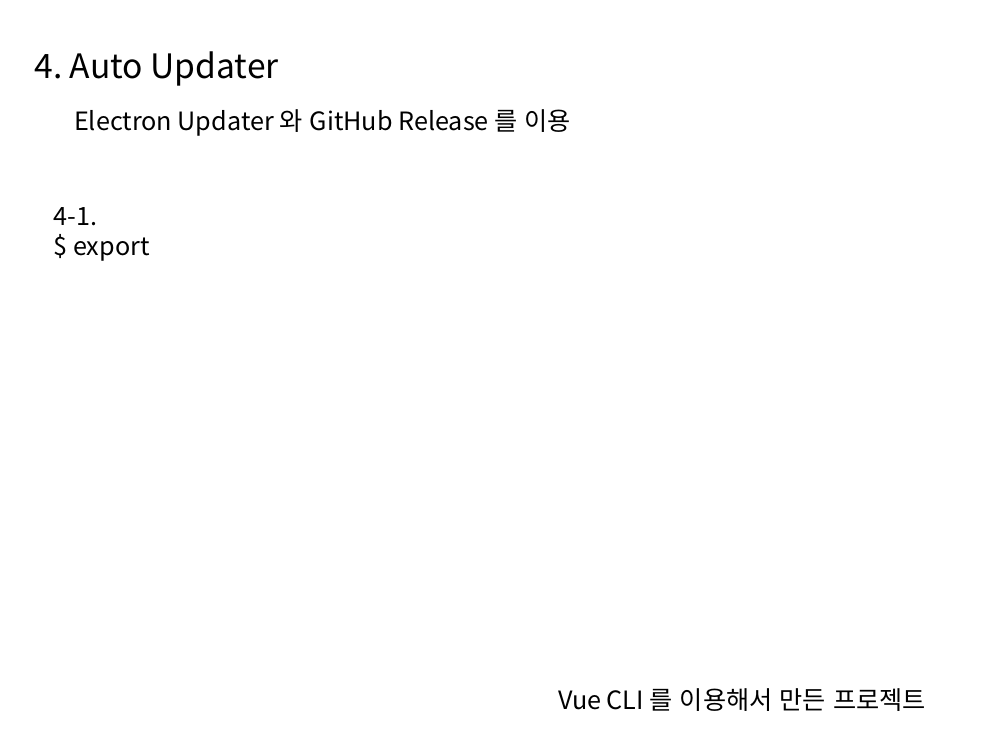
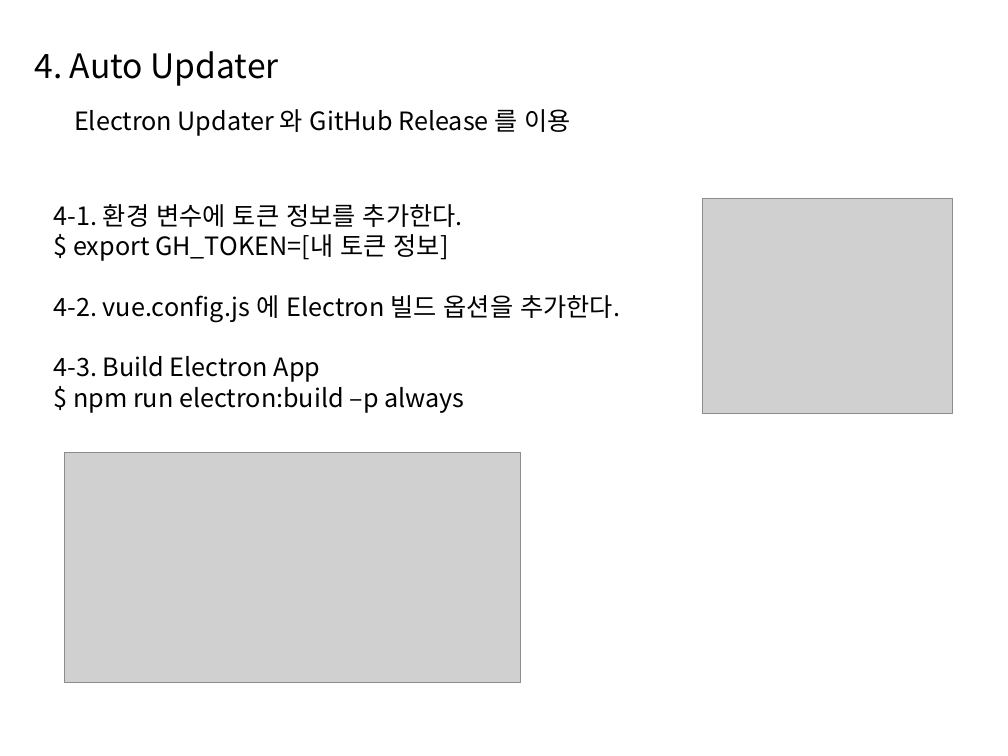
Before and after one commit to es5es5/devlogs, a slide deck: slide 4 of Electron/ppt/Electron.pptx. Drawn at 1008x756 pixels with LibreOffice and Linux fonts; fonts in the diff are those of the drawing; grey boxes stand for pictures; background and template pictures are left out. Boxes give left, top, right and bottom in pixels: in the first picture for what was removed or moved away, otherwise in the second. Text is boxed around its words. In the diff, an @@ line names an element or a change of style, - is before the commit and + after.

Commit message:
ppt

```diff
--- a/Electron/ppt/Electron.pptx
+++ b/Electron/ppt/Electron.pptx
@@ text at (54,204,620,413): text changed @@
-4-1.
-$ export
+4-1. 환경 변수에 토큰 정보를 추가한다.
+$ export GH_TOKEN=[내 토큰 정보]
+4-2. vue.config.js 에 Electron 빌드 옵션을 추가한다.
+4-3. Build Electron App
+$ npm run electron:build –p always
@@ picture added at (703,199,953,414) @@
@@ picture added at (65,453,521,682) @@
@@ text removed at (558,688,926,711) @@
-Vue CLI 를 이용해서 만든 프로젝트
```
Also in this commit, not shown: 2 slides added.
